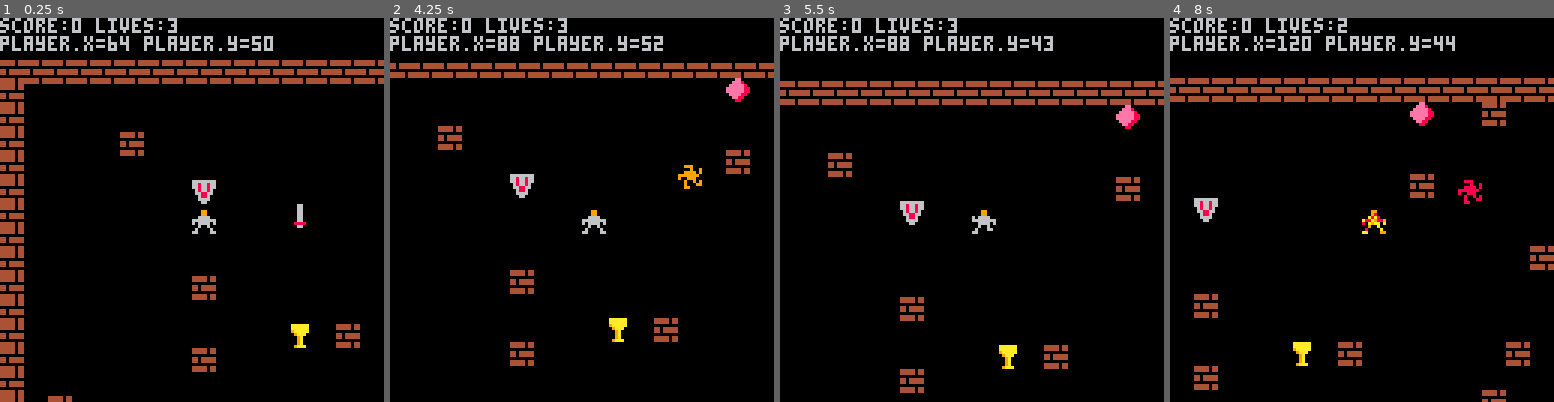
Above: before the commit, frames 1-4 (left to right).
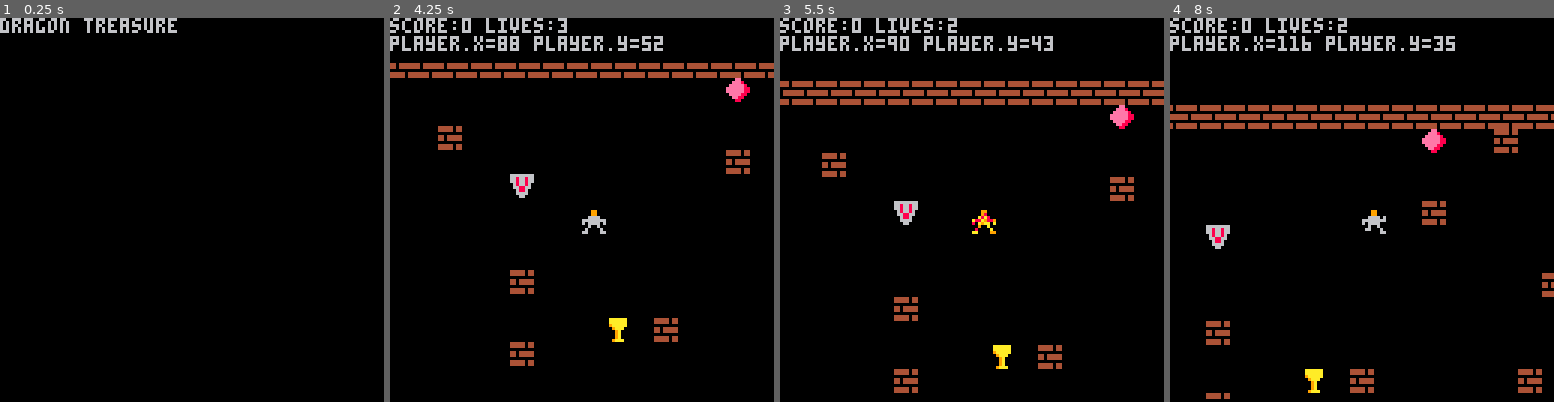
Above: after the commit, the same moments.

Repository: HNE74/pico8
Game: PICO-8 cartridge dtreasure/dtreasure.p8
The game is run twice, just before and just after one commit, with the same random seed, the same clock (stepped at 60 frames per second) and the same inputs.
Inputs:
- Up to frame 1 (0.25 s): no input
- Up to frame 2 (4.25 s): tap X (X key) at 0.33, 1.07, 1.85, 2.97, 4.08 s; tap O (Z key) at 0.7, 1.7, 2.1, 2.5, 2.9, 3.3, 3.7, 4.1 s; hold Right 1.6-2.1 s; hold Up 2.15-2.42 s; hold Right 2.47-3.03 s; hold Left 3.08-3.58 s; hold Down 3.63-3.97 s; hold Right from 4.02 s (still down)
- Up to frame 3 (5.5 s): tap O (Z key) at 4.5, 4.9, 5.3 s; release Right at 4.68 s; hold Up 4.73-5.03 s; hold Left from 5.08 s (still down); tap X (X key) at 5.2 s
- Up to frame 4 (8 s): release Left at 5.68 s; tap O (Z key) every 0.4 s from 5.7 to 7.7 s; hold Down 5.73-6.03 s; hold Right 6.08-6.58 s; tap X (X key) at 6.32, 7.43 s; hold Right 6.63-7.13 s; hold Up 7.18-7.45 s; hold Right from 7.5 s (still down)

The runs differ from the first frame. In frame 1, 11% of the frame differs, in the area x 0-100%, y 0-100%; in frame 2, 0.2%; in frame 3, 3.3%; in frame 4, 13%, in the area x 0-100%, y 4-100%.

Commit message:
start screen

Diff:
--- a/dtreasure/dtreasure.p8
+++ b/dtreasure/dtreasure.p8
@@ -4,6 +4,9 @@
 
 function _init()
   create_game()
+end
+
+function init_run()
   create_world()
   create_tiles()
   create_dragon()
@@ -12,6 +15,22 @@
   create_shield_tile()
   create_player()
   create_dead()
+end
+
+function create_game()
+  game={}
+  game.bgcolor=0
+  game.score=0
+  game.state=1
+  game.lives=3
+
+  game.states={}
+  game.states["start"]=0
+  game.states["run"]=1
+  game.states["player_hit"]=2
+  game.states["dragon_dead"]=3
+  game.states["game_over"]=4
+  game.state=game.states["start"]
 end
 
 function create_world()
@@ -49,20 +68,6 @@
     end
     world[ox][oy]=1
   end
-end
-
-function create_game()
-  game={}
-  game.bgcolor=0
-  game.score=0
-  game.state=1
-  game.lives=3
-
-  game.states={}
-  game.states["run"]=1
-  game.states["player_hit"]=2
-  game.states["dragon_dead"]=3
-  game.state=game.states["run"]
 end
 
 function animate_object(o)
@@ -291,8 +296,22 @@
   add(dragon.fire,fire)
 end
 
-
 function _draw()
+  if game.state==game.states["start"] then
+    draw_start()
+  elseif game.state==game.states["run"]
+    or game.state==game.states["player_hit"]
+    or game.state==game.states["dragon_dead"] then
+    draw_run()
+  end
+end
+
+function draw_start()
+  cls()
+  print("dragon treasure")
+end
+
+function draw_run()
   draw_header()
   draw_world()
   draw_player()
@@ -357,6 +376,24 @@
 end
 
 function _update()
+  if game.state==game.states["start"] then
+    update_start()
+  elseif game.state==game.states["run"]
+    or game.state==game.states["player_hit"]
+    or game.state==game.states["dragon_dead"] then
+    update_run()
+  end
+end
+
+function update_start()
+  local b4,b5=btn(4),btn(5)
+  if b4 then
+    init_run()
+    game.state=game.states["run"]
+  end
+end
+
+function update_run()
   game.bgcolor=0
   local xd=0;yd=0;
 
